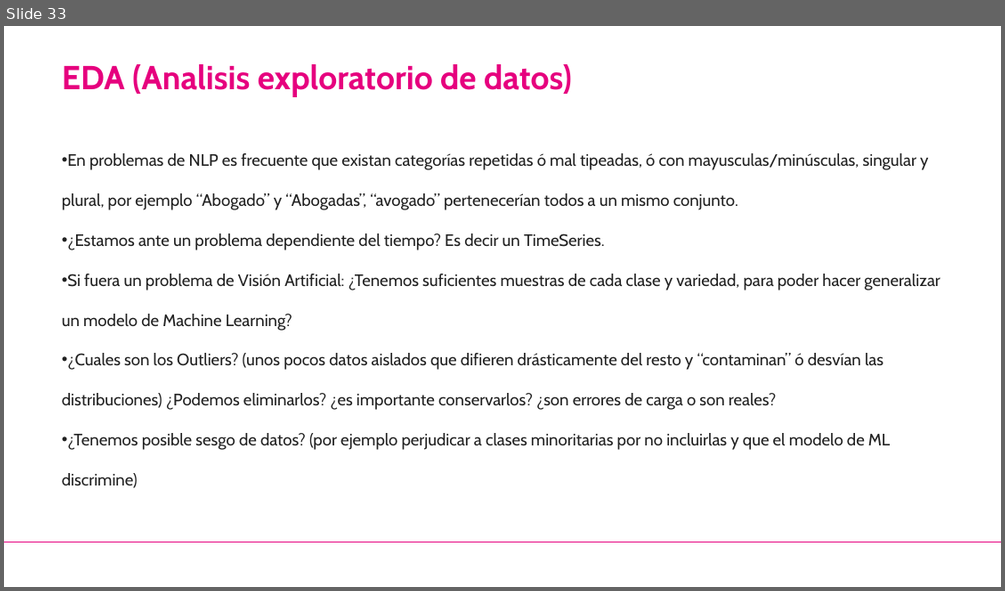
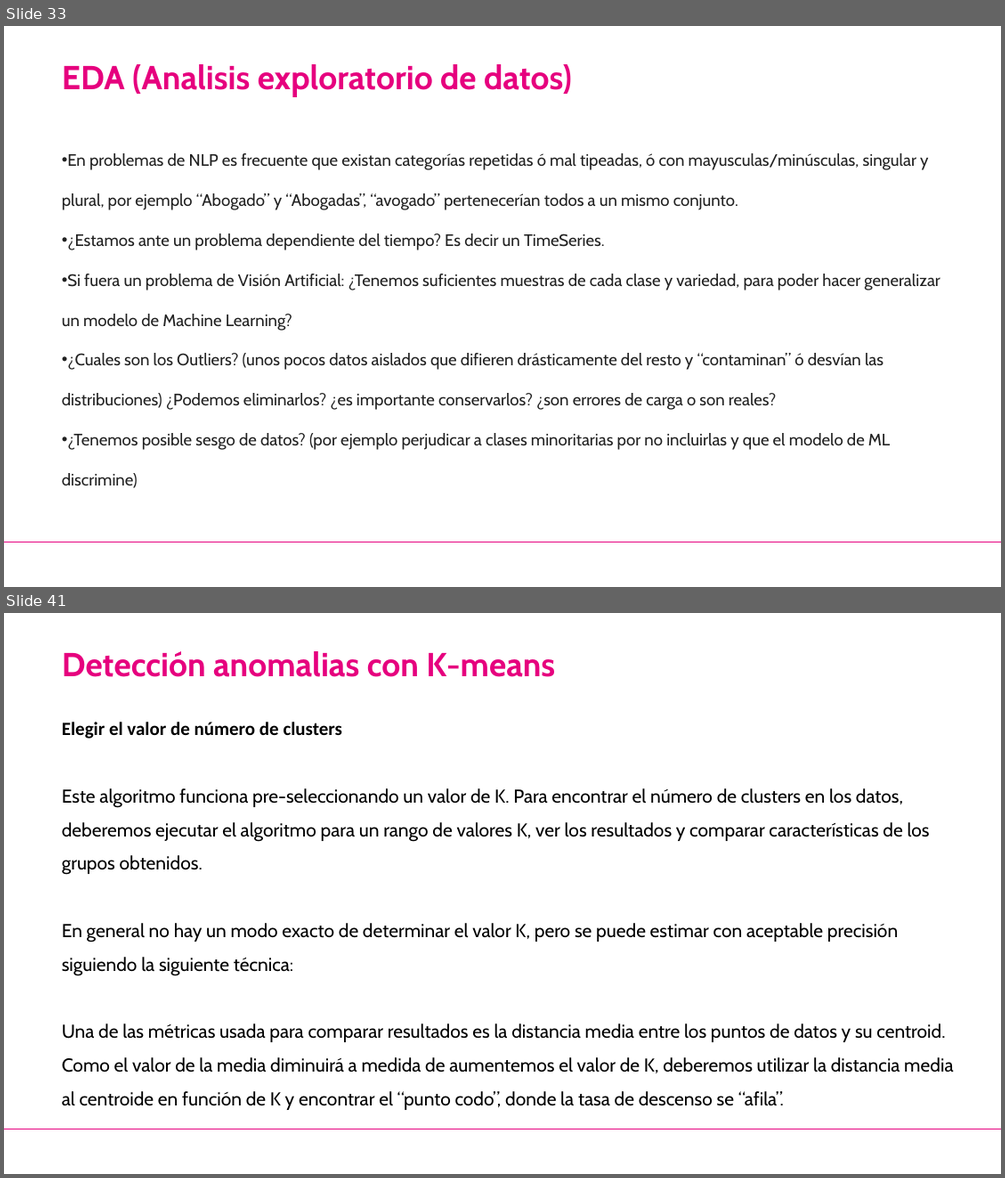
Before and after one commit to jorcapla/UE_proyecto_bigdata, a slide deck: Detección de anomalias/Deteccion_Anomalias.pptx. Shown one above the other, each under a label of ours: slide 33 before the commit, slides 33 and 41 after it; the slides between them are not shown. The pictures are 1005x591 and 1005x1178 pixels, drawn with LibreOffice and Linux fonts; fonts in the diff are those of the drawing; background and template pictures are left out. Boxes give left, top, right and bottom in pixels: in the first picture for what was removed or moved away, otherwise in the second. Text is boxed around its words. In the diff, an @@ line names an element or a change of style, - is before the commit and + after.

```diff
--- a/Detección de anomalias/Deteccion_Anomalias.pptx
+++ b/Detección de anomalias/Deteccion_Anomalias.pptx
@@ slide 41 added at [4, 613, 1001, 1174], background #FFFFFF; not listed: 1 template element that a slide beside it also shows @@
@@ text added at [62, 651, 555, 677], 32 pt, text #E6007E, bold @@
+Detección anomalias con K-means
@@ text added at [62, 722, 953, 1110], 18 pt, text #000000 @@
+Elegir el valor de número de clusters
+Este algoritmo funciona pre-seleccionando un valor de K. Para encontrar el número de clusters en los datos, deberemos ejecutar el algoritmo para un rango de valores K, ver los resultados y comparar características de los grupos obtenidos.
+En general no hay un modo exacto de determinar el valor K, pero se puede estimar con aceptable precisión siguiendo la siguiente técnica:
+Una de las métricas usada para comparar resultados es la distancia media entre los puntos de datos y su centroid. Como el valor de la media diminuirá a medida de aumentemos el valor de K, deberemos utilizar la distancia media al centroide en función de K y encontrar el “punto codo”, donde la tasa de descenso se “afila”.
```
Also in this commit, not shown: 17 other slides added, 18 other files.
